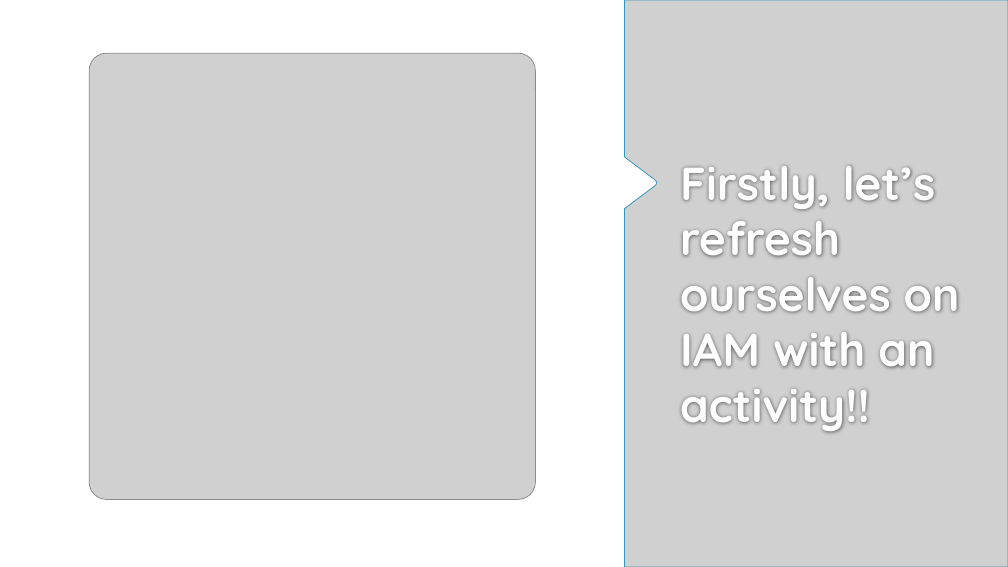
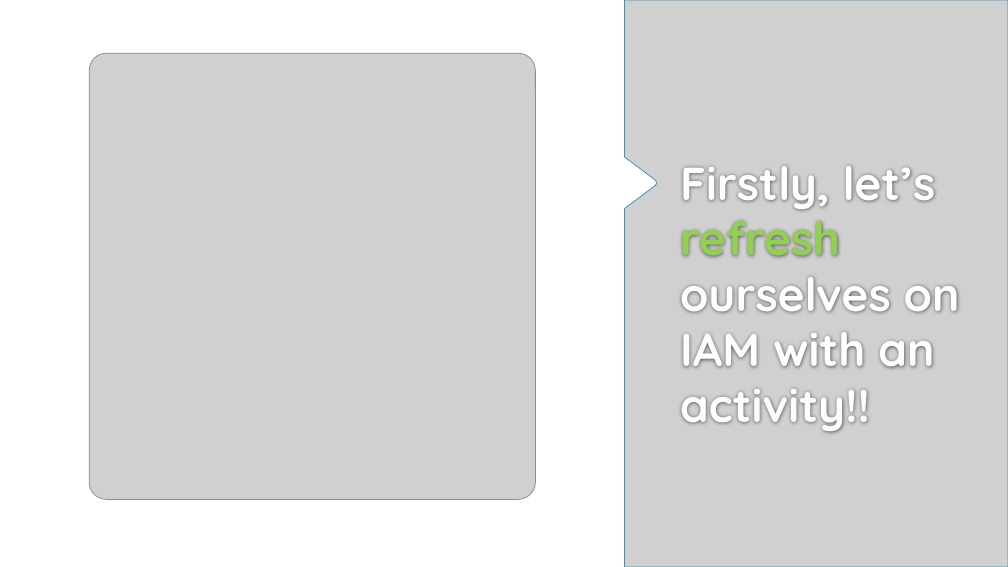
Before and after one commit to francalovescakes/cloud-network-security, a slide deck: slide 4 of day-1/iam.pptx (slide 3 before the commit). Drawn at 1008x567 pixels with LibreOffice and Linux fonts; fonts in the diff are those of the drawing; grey boxes stand for pictures; background and template pictures are left out. Boxes give left, top, right and bottom in pixels: in the first picture for what was removed or moved away, otherwise in the second. Text is boxed around its words. In the diff, an @@ line names an element or a change of style, - is before the commit and + after.

```diff
--- a/day-1/iam.pptx
+++ b/day-1/iam.pptx
@@ title "Firstly, let’s refresh ourselves on ..." at box(680, 166, 960, 433): text colour #FEFEFE to #92D050 in "refresh" @@
```
Also in this commit, not shown: 1 slide added, 7 other files.
